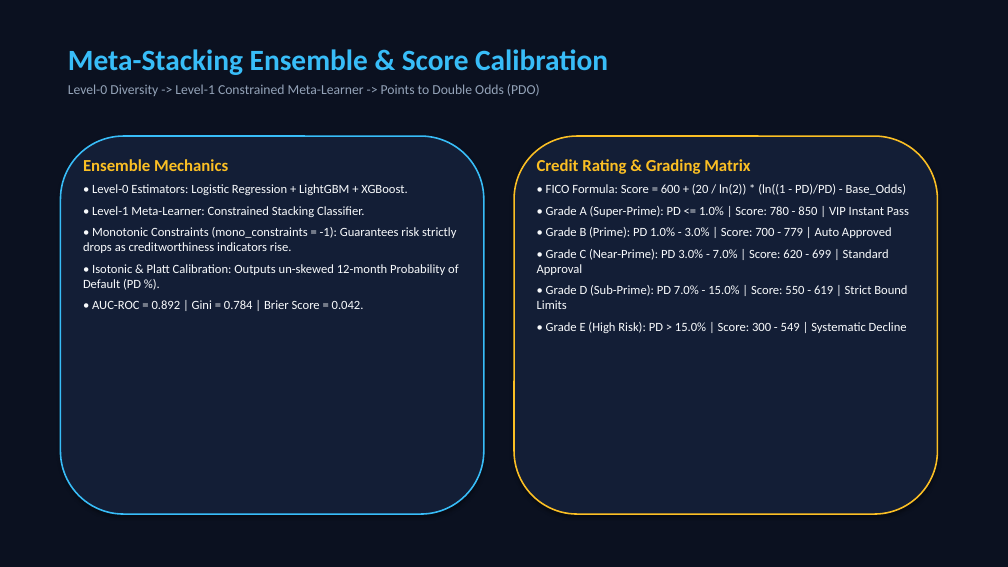
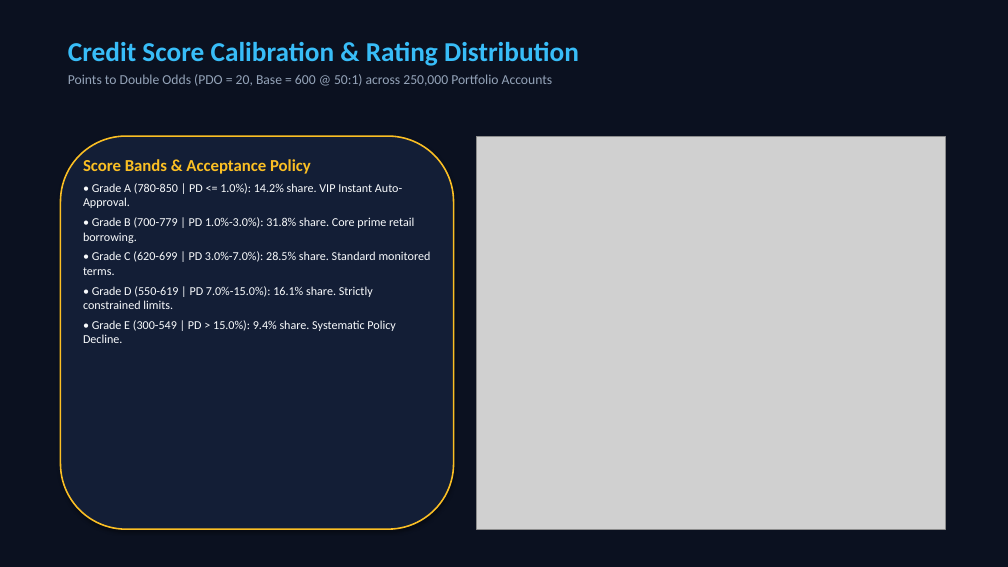
Before and after one commit to khayam1064/AI-CREDIT-SCORING, a slide deck: slide 8 of AI_Credit_Scoring_Conference_Master_Presentation.pptx (slide 6 before the commit). Drawn at 1008x567 pixels with LibreOffice and Linux fonts; fonts in the diff are those of the drawing; grey boxes stand for pictures. Boxes give left, top, right and bottom in pixels: in the first picture for what was removed or moved away, otherwise in the second. Text is boxed around its words. In the diff, an @@ line names an element or a change of style, - is before the commit and + after.

Commit message:
Enhance conference presentation with flow.png, ROC curve, grade distribution, IFRS 9, and SHAP charts

```diff
--- a/AI_Credit_Scoring_Conference_Master_Presentation.pptx
+++ b/AI_Credit_Scoring_Conference_Master_Presentation.pptx
@@ text at [68,42,579,86]: text changed @@
-Meta-Stacking Ensemble & Score Calibration
-Level-0 Diversity -> Level-1 Constrained Meta-Learner -> Points to Double Odds (PDO)
+Credit Score Calibration & Rating Distribution
+Points to Double Odds (PDO = 20, Base = 600 @ 50:1) across 250,000 Portfolio Accounts
@@ rounded rectangle: place and size @@
-rounded rectangle at [60,136,484,514]
+rounded rectangle at [60,136,454,529]
@@ rounded rectangle at [60,136,454,529]: outline #38BDF8 1.5 pt to #FBBF24 1.5 pt @@
@@ picture added at [476,136,945,529] @@
@@ rounded rectangle removed at [514,136,938,514] @@
@@ text at [83,159,431,343]: text changed; size 12 to 11.5 pt @@
-Ensemble Mechanics
-• Level-0 Estimators: Logistic Regression + LightGBM + XGBoost.
-• Level-1 Meta-Learner: Constrained Stacking Classifier.
-• Monotonic Constraints (mono_constraints = -1): Guarantees risk strictly drops as creditworthiness indicators rise.
-• Isotonic & Platt Calibration: Outputs un-skewed 12-month Probability of Default (PD %).
-• AUC-ROC = 0.892 | Gini = 0.784 | Brier Score = 0.042.
+Score Bands & Acceptance Policy
+• Grade A (780-850 | PD <= 1.0%): 14.2% share. VIP Instant Auto-Approval.
+• Grade B (700-779 | PD 1.0%-3.0%): 31.8% share. Core prime retail borrowing.
+• Grade C (620-699 | PD 3.0%-7.0%): 28.5% share. Standard monitored terms.
+• Grade D (550-619 | PD 7.0%-15.0%): 16.1% share. Strictly constrained limits.
+• Grade E (300-549 | PD > 15.0%): 9.4% share. Systematic Policy Decline.
@@ text removed at [537,159,909,333] @@
-Credit Rating & Grading Matrix
-• FICO Formula: Score = 600 + (20 / ln(2)) * (ln((1 - PD)/PD) - Base_Odds)
-• Grade A (Super-Prime): PD <= 1.0% | Score: 780 - 850 | VIP Instant Pass
-• Grade B (Prime): PD 1.0% - 3.0% | Score: 700 - 779 | Auto Approved
-• Grade C (Near-Prime): PD 3.0% - 7.0% | Score: 620 - 699 | Standard Approval
-• Grade D (Sub-Prime): PD 7.0% - 15.0% | Score: 550 - 619 | Strict Bound Limits
-• Grade E (High Risk): PD > 15.0% | Score: 300 - 549 | Systematic Decline
```
Also in this commit, not shown: 9 other slides changed, 4 slides added, 2 slides removed, 4 other files.
